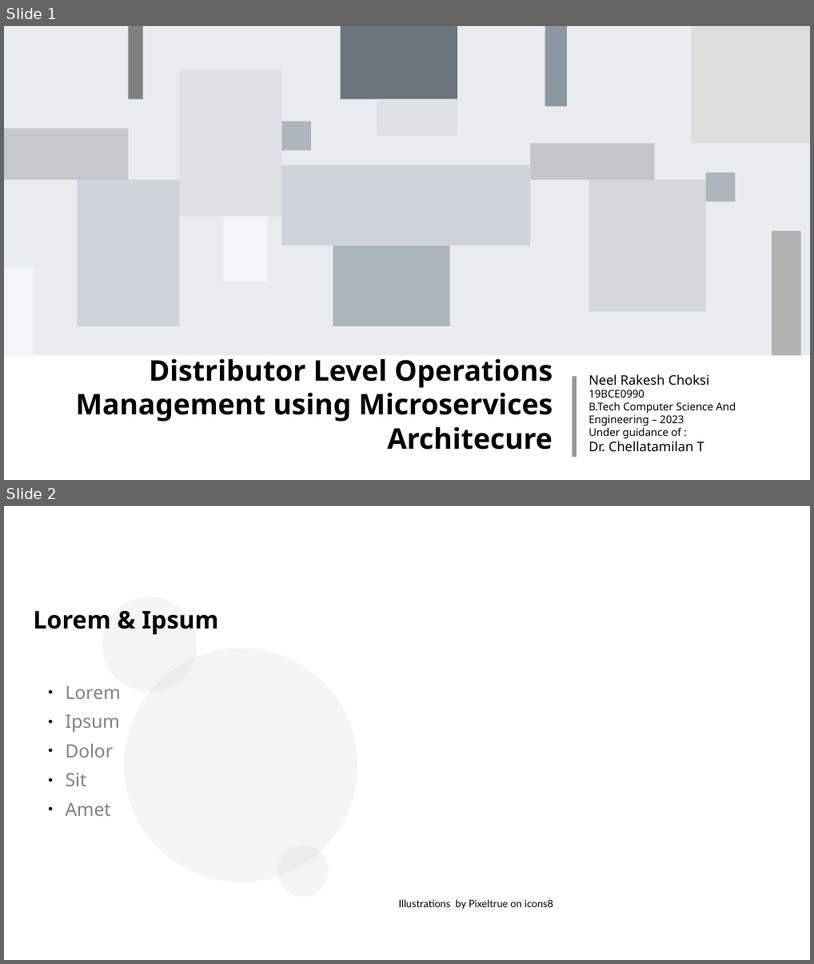
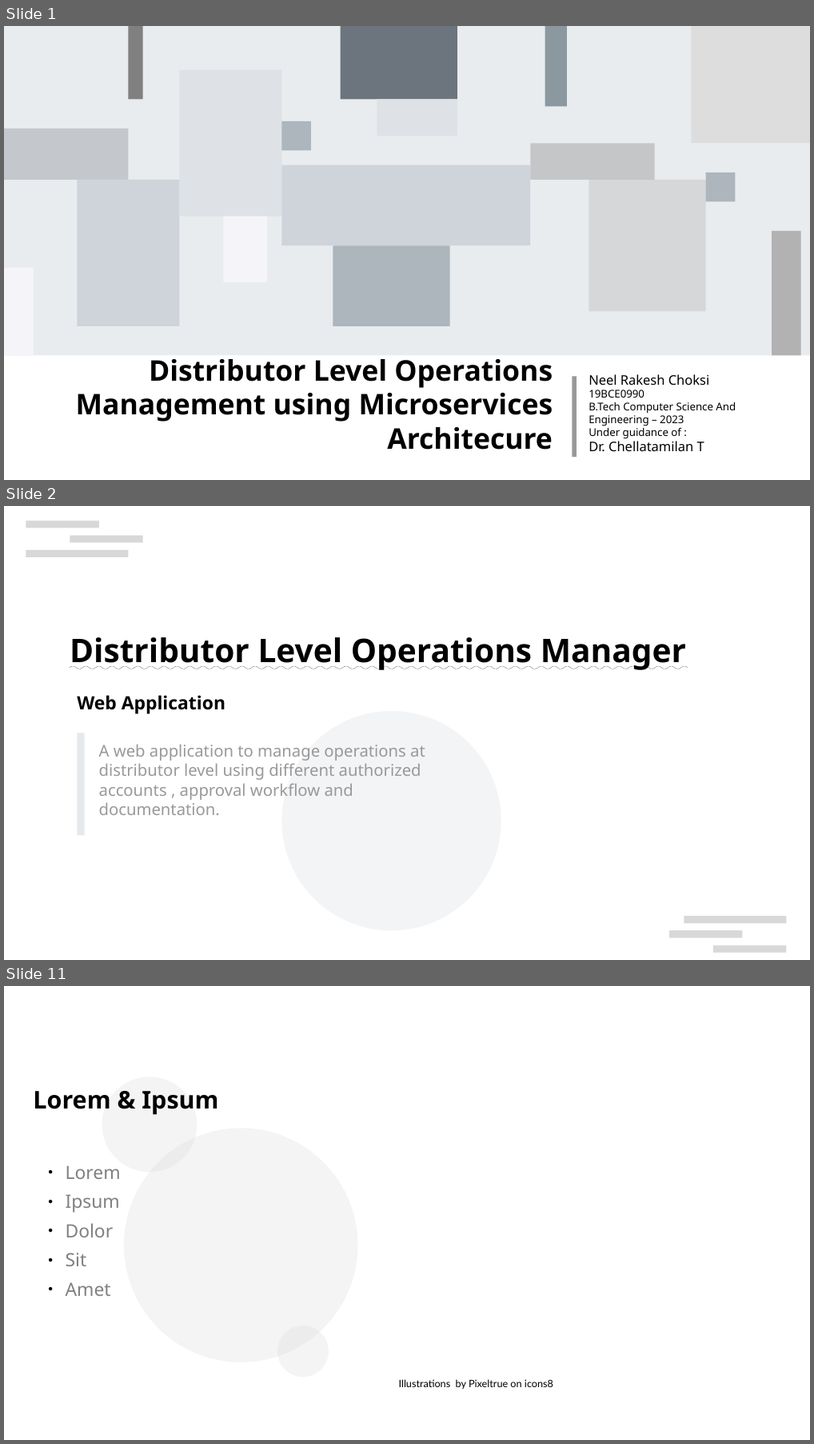
Before and after one commit to Learning2Code75/DLOM, a slide deck: Docs/finalPPT_try0.odp. Shown one above the other, each under a label of ours: slides 1 and 2 before the commit, slides 1, 2 and 11 after it; the slides between them are not shown. The pictures are 814x964 and 814x1444 pixels, drawn with LibreOffice and Linux fonts; fonts in the diff are those of the drawing; background and template pictures are left out. Boxes give left, top, right and bottom in pixels: in the first picture for what was removed or moved away, otherwise in the second. Text is boxed around its words. In the diff, an @@ line names an element or a change of style, - is before the commit and + after.

```diff
--- a/Docs/finalPPT_try0.odp
+++ b/Docs/finalPPT_try0.odp
@@ slide 2 added at [4,506,810,960], background #FFFFFF @@
@@ rectangle added at [26,520,99,528], fill #CCCCCC at 75% opacity @@
@@ rectangle added at [26,550,128,557], fill #CCCCCC at 75% opacity @@
@@ rectangle added at [70,536,143,543], fill #CCCCCC at 75% opacity @@
@@ text added at [70,637,686,670], 32 pt, text #000000, bold, underline @@
+Distributor Level Operations Manager
@@ text added at [77,695,226,714], 18 pt, text #000000, bold @@
+Web Application
@@ ellipse added at [282,711,502,931], fill #8D99AE at 10% opacity @@
@@ rectangle added at [77,733,85,836], fill #CED4DA at 50% opacity @@
@@ text added at [99,744,426,815], 16 pt, text #999999 @@
+A web application to manage operations at
+distributor level using different authorized
+accounts , approval workflow and
+documentation.
@@ rectangle added at [670,931,743,938], fill #CCCCCC at 75% opacity @@
@@ rectangle added at [685,916,787,923], fill #CCCCCC at 75% opacity @@
@@ rectangle added at [714,945,787,952], fill #CCCCCC at 75% opacity @@
@@ what was slide 2 is now slide 11 @@
```
Also in this commit, not shown: 1 slide changed, 8 other slides added, 2 other files.
